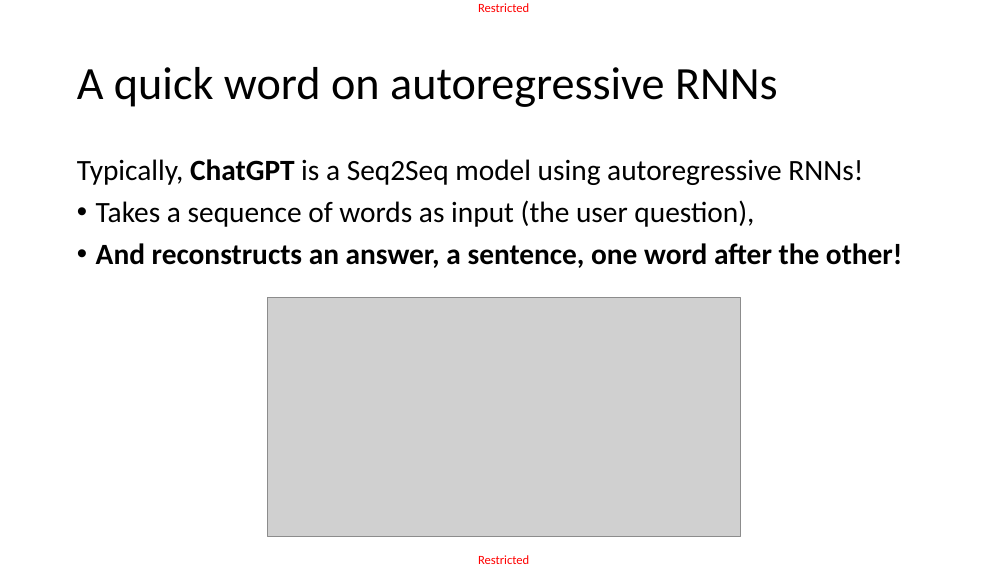
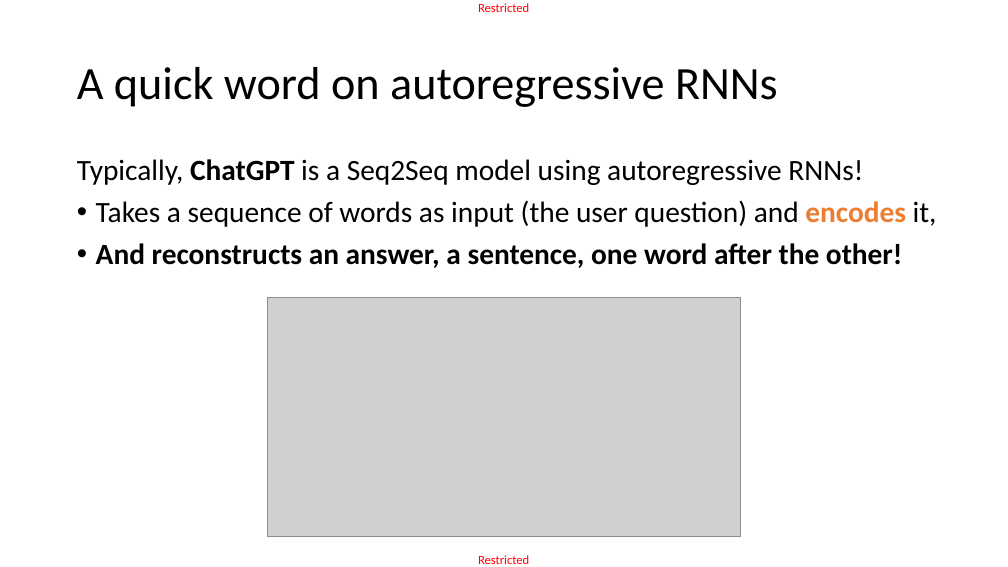
Before and after one commit to matthieudemari/SUTD_DL_50_039, a slide deck: slide 72 of W6/2. W6S2 final/W6S2.pptx (slide 69 before the commit). Drawn at 1008x567 pixels with LibreOffice and Linux fonts; fonts in the diff are those of the drawing; grey boxes stand for pictures. Boxes give left, top, right and bottom in pixels: in the first picture for what was removed or moved away, otherwise in the second. Text is boxed around its words. In the diff, an @@ line names an element or a change of style, - is before the commit and + after.

```diff
--- a/W6/2. W6S2 final/W6S2.pptx
+++ b/W6/2. W6S2 final/W6S2.pptx
@@ text at (96,200,937,227): text changed @@
-• Takes a sequence of words as input (the user question),
+• Takes a sequence of words as input (the user question) and encodes it,
```
Also in this commit, not shown: 22 other slides changed, 3 slides added, 9 other files.
